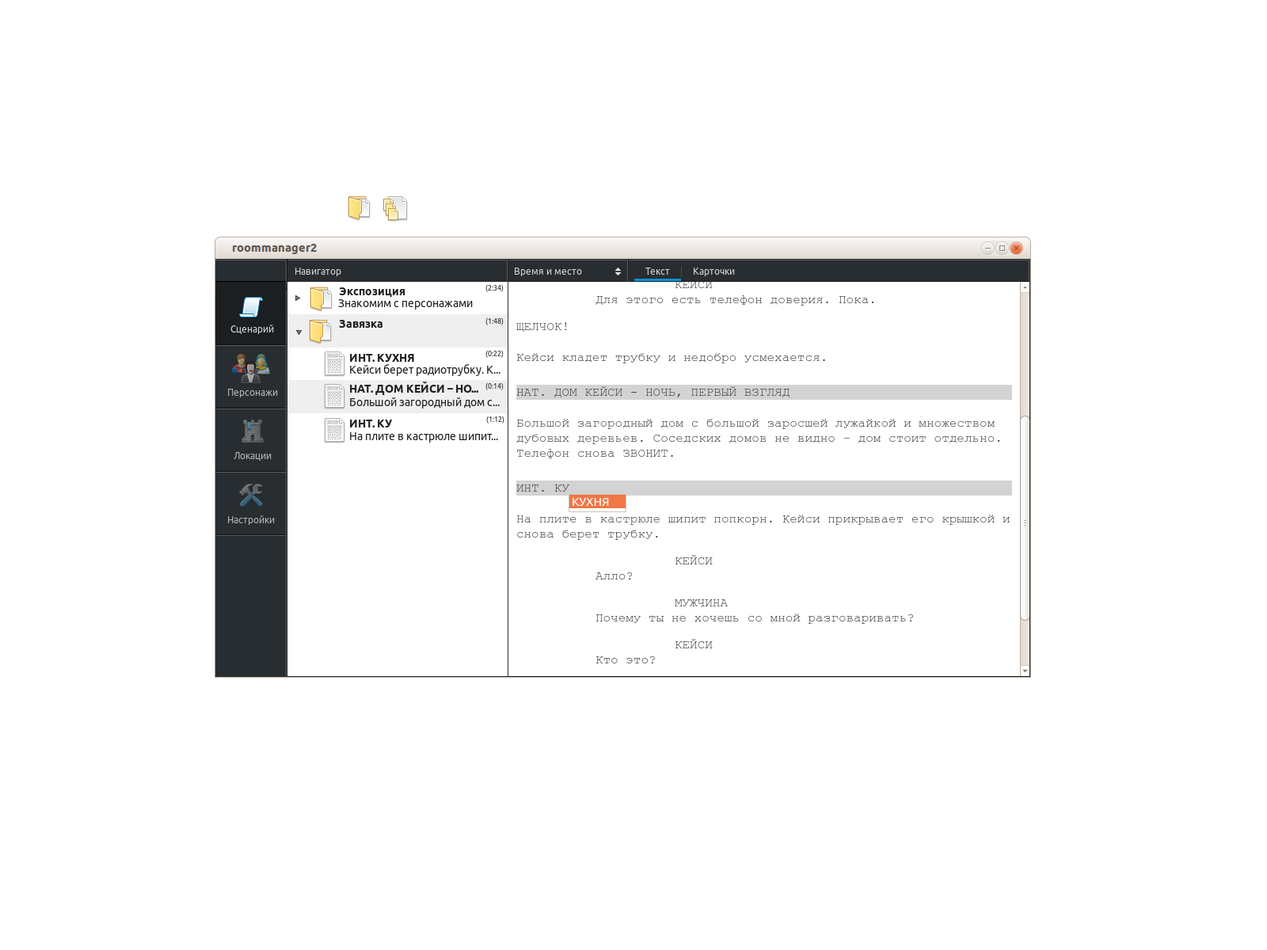
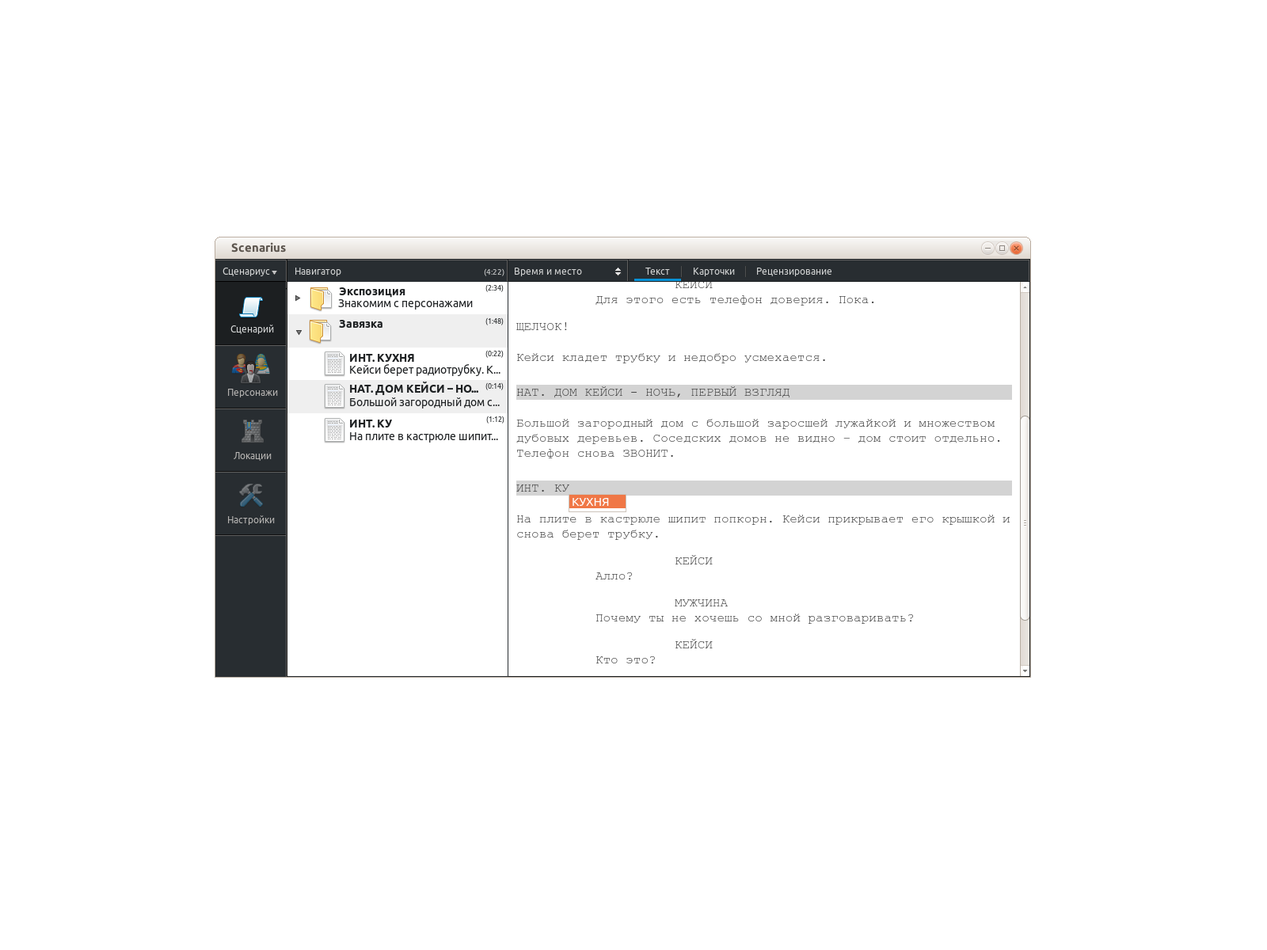
Revision of a layered (1267, 950) image; what changed, layer by layer:
added layer "Scenarius" in group "Приложение" over (231, 242, 286, 253)
added group "Меню" with 2 layers in group "Приложение" over (222, 267, 278, 277)
added layer "Сценариус" in group "Меню" over (222, 267, 270, 277)
added layer "Вставленный слой" in group "Меню" over (271, 270, 278, 275)
added layer "(4:22)" in group "Шапка" over (483, 268, 505, 277)
removed layer "document_copies.png" from group "Тело" over (382, 196, 408, 222)
removed layer "folder_vertical_document.png" from group "Тело" over (347, 196, 371, 221)
added layer "Копия Разделитель" in group "Отображение редактора" over (744, 266, 747, 278)
added layer "Рецензирование" in group "Отображение редактора" over (756, 267, 833, 277)
painted on "Окно приложения" over (231, 242, 318, 255)
